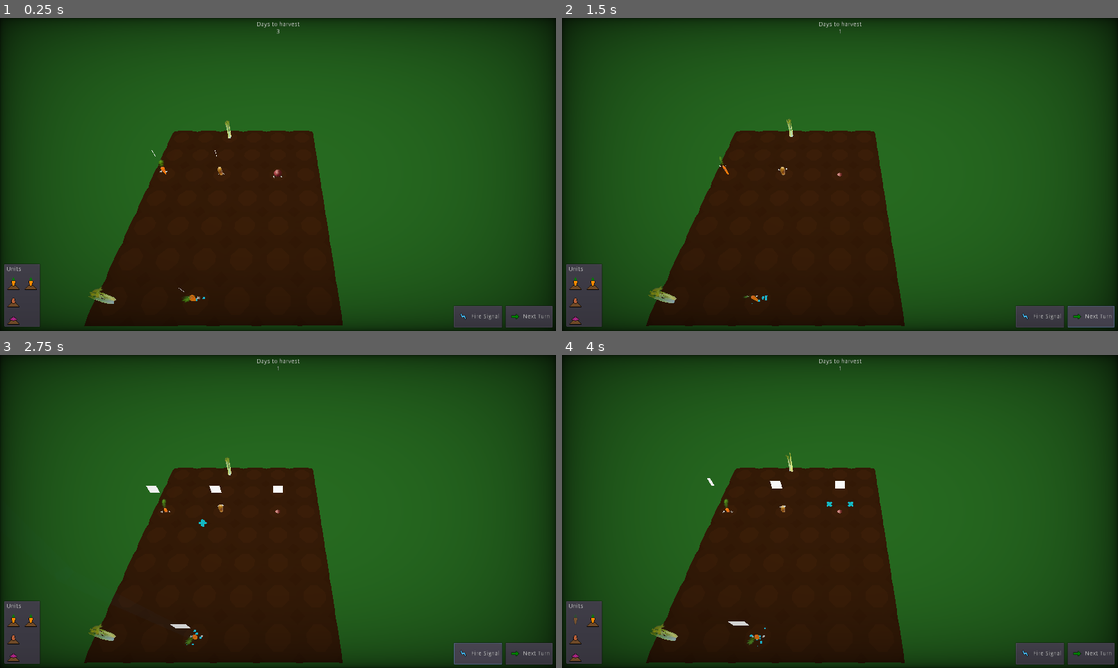
Above: before the commit, frames 1-4 (two rows, left to right).
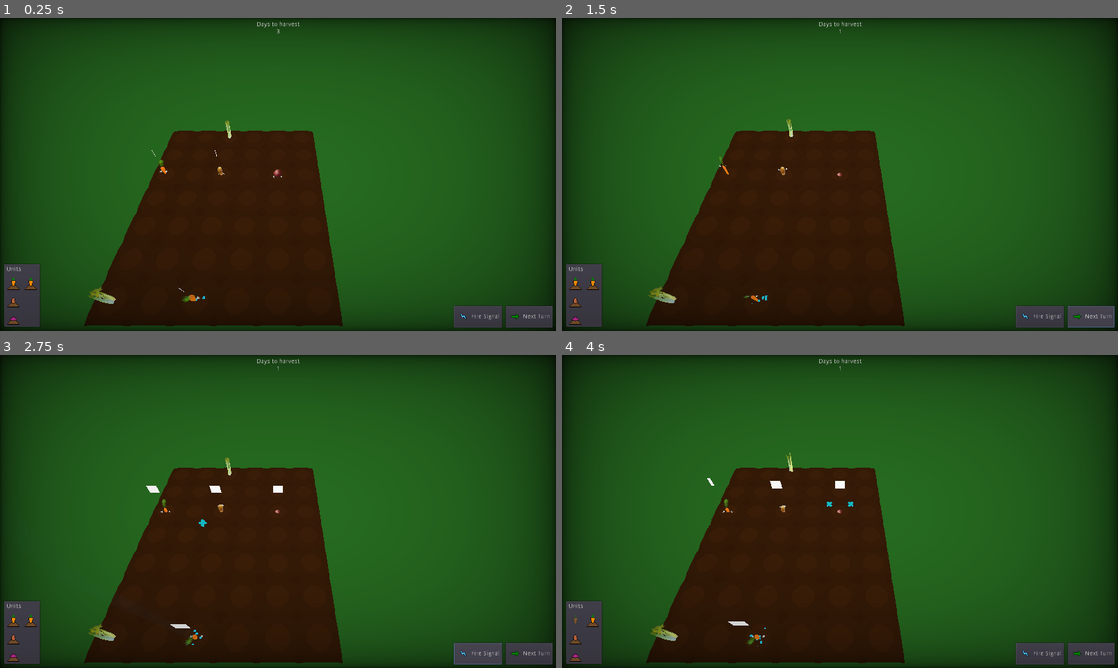
Above: after the commit, the same moments.

Repository: wingedadventurer/gwj-xii
Game: Godot game, scene res://scenes/levels/level_test.tscn
The game is run twice, just before and just after one commit, with the same random seed, the same clock (stepped at 60 frames per second) and the same inputs.
Inputs (mouse positions are in pixels of both pictures, inside the frame that each line leads up to):
- Up to frame 1 (0.25 s): no input
- Up to frame 2 (1.5 s): click "Next Turn" at 0.5 s; click "Next Turn" at 1.25 s
- Up to frame 3 (2.75 s): click "Fire Signal" at 2 s
- Up to frame 4 (4 s): click (573, 621) at 2.77 s; click "Unbury" at 3.5 s

The runs differ from the first frame. In frame 1, less than 0.1% of the frame differs, in the area x 15-62%, y 32-99%; in frame 2, nothing differs; in frame 3, less than 0.1%; in frame 4, less than 0.1%.

Commit message:
Make camera more responsive

Diff:
--- a/godot-project/scripts/camera.gd
+++ b/godot-project/scripts/camera.gd
@@ -3,14 +3,13 @@
 onready var cam = get_node("pivot/cam")
 onready var zoom_tween = get_node("zoom_tween")
 
+var move_speed := 10.0
 var max_move_speed := 8.0
-var acceleration_strength := 20.0
-var deceleration_factor := 0.2
 var zoom := 8.0 setget set_zoom
 var min_zoom := 2.0
 var max_zoom := 14.0
 var zoom_step := 2.0
-var zoom_time := 0.6
+var zoom_time := 0.4
 var camera_drag_movement_factor := 0.01
 var camera_drag_rotation_factor := 0.01
 
@@ -29,7 +28,7 @@
 	update_zoom()
 
 	$pivot.transform.origin = $pivot.transform.origin.linear_interpolate(transform.origin, 0.2)
-	$pivot.rotation.y = lerp($pivot.rotation.y, rotation.y, 0.2)
+	$pivot.rotation.y = rotation.y
 
 func _unhandled_input(event) -> void:
 	if event is InputEventMouseButton \
@@ -62,29 +61,17 @@
 		set_zoom(zoom + zoom_step)
 
 func update_velocity(delta : float) -> void:
-	var new_move_velocity := Vector2()
-	# forward-back movement
+	move_velocity = Vector2()
 	if Input.is_action_pressed("camera_move_forward"):
-		new_move_velocity.y += acceleration_strength * delta
+		move_velocity.y += move_speed
 	if Input.is_action_pressed("camera_move_back"):
-		new_move_velocity.y -= acceleration_strength * delta
-	# decelerate if no input
-	if new_move_velocity.y == 0.0:
-		new_move_velocity.y = -move_velocity.y * deceleration_factor
+		move_velocity.y -= move_speed
+	if Input.is_action_pressed("camera_move_left"):
+		move_velocity.x -= move_speed
+	if Input.is_action_pressed("camera_move_right"):
+		move_velocity.x += move_speed
 
-	# left-right movement
-	if Input.is_action_pressed("camera_move_left"):
-		new_move_velocity.x -= acceleration_strength * delta
-	if Input.is_action_pressed("camera_move_right"):
-		new_move_velocity.x += acceleration_strength * delta
-	# decelerate if no input
-	if new_move_velocity.x == 0.0:
-		new_move_velocity.x = -move_velocity.x * deceleration_factor
-	# limit velocity
 	move_velocity = move_velocity.clamped(max_move_speed)
-
-	# update velocity
-	move_velocity += new_move_velocity
 
 func move(velocity : Vector2, delta : float) -> void:
 	translate(Vector3.RIGHT * velocity.x * delta)
